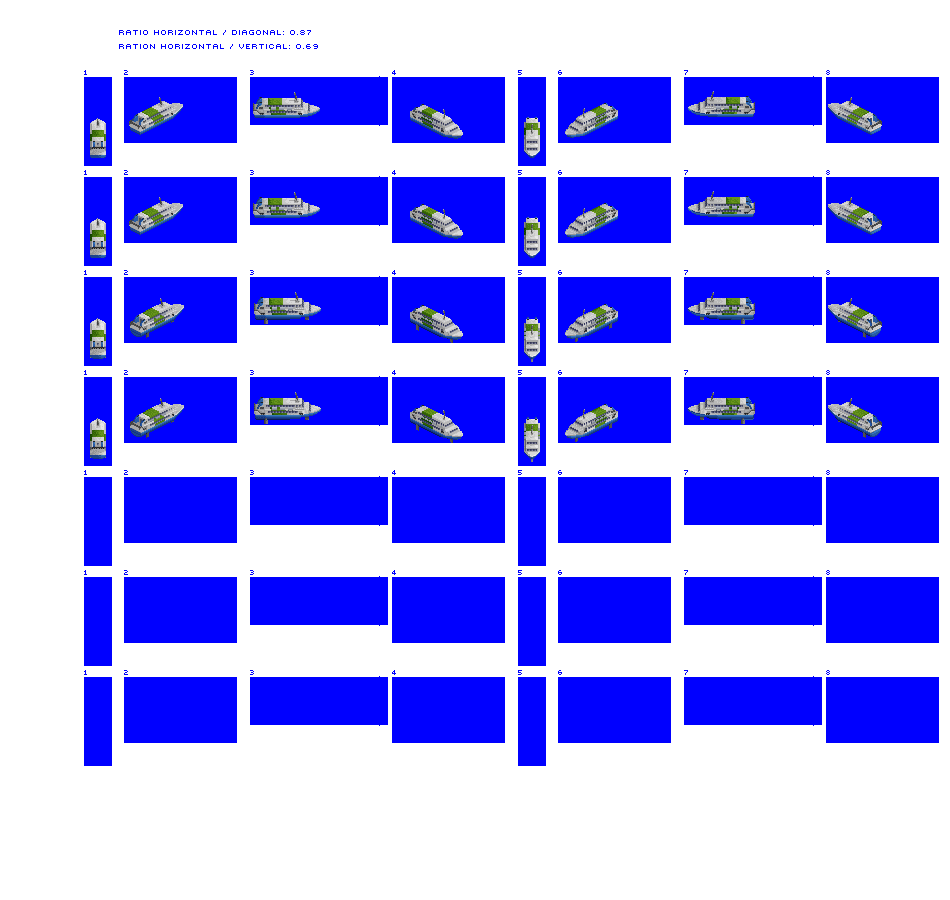
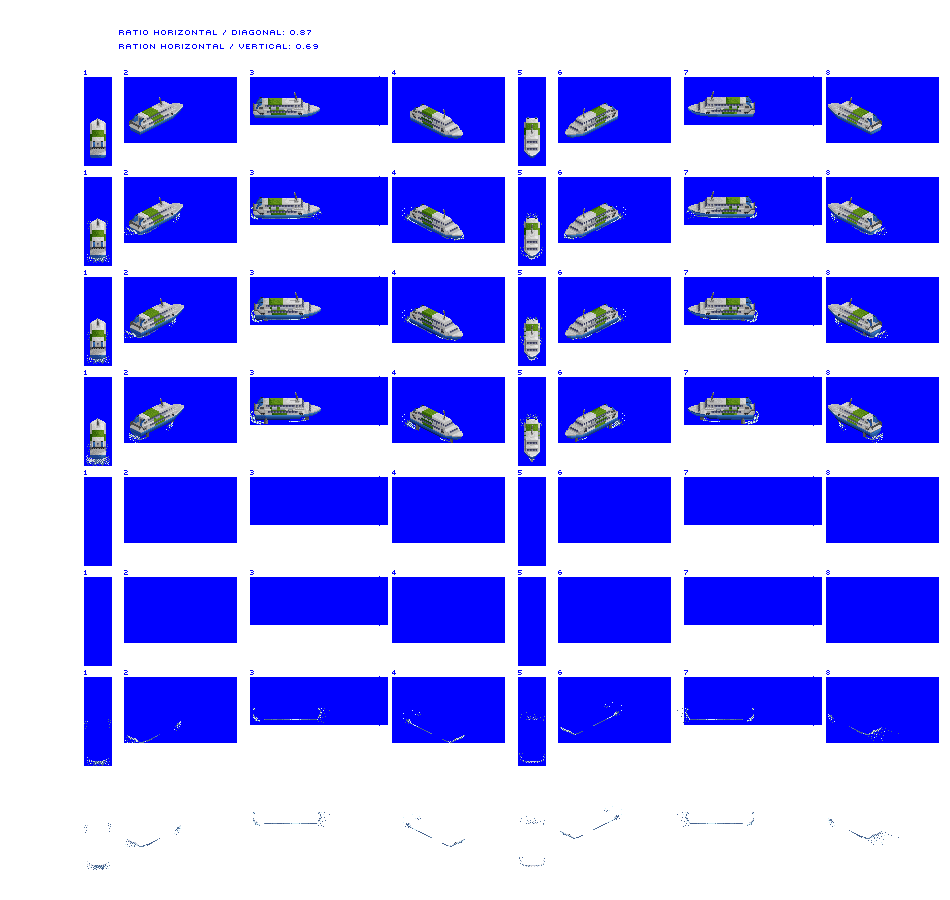
Before/after of a 950×900 layered artwork. What changed in the layer stack:
showed "prop / bow wash", painted on it over [84, 206, 899, 870]
painted on "blue masks" over [146, 318, 866, 362]
